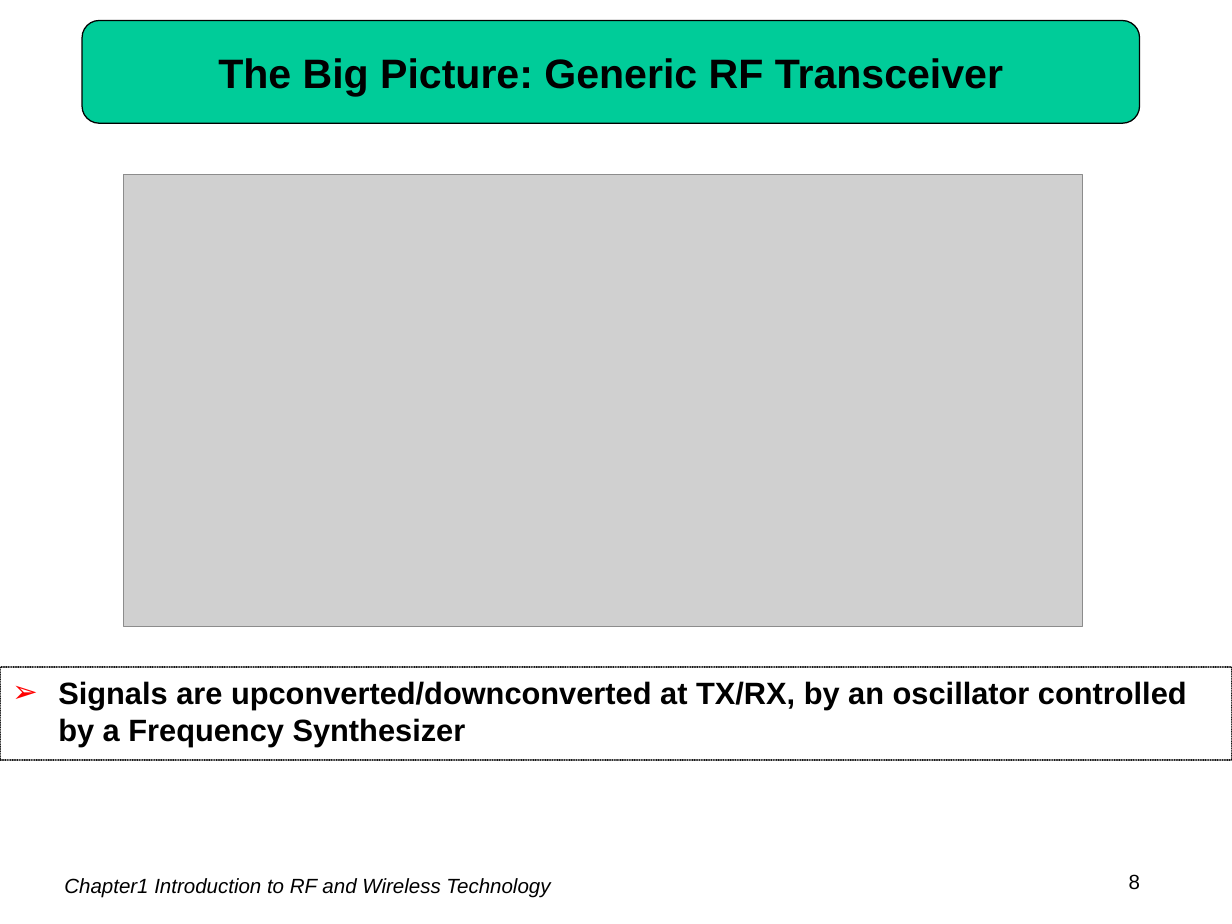
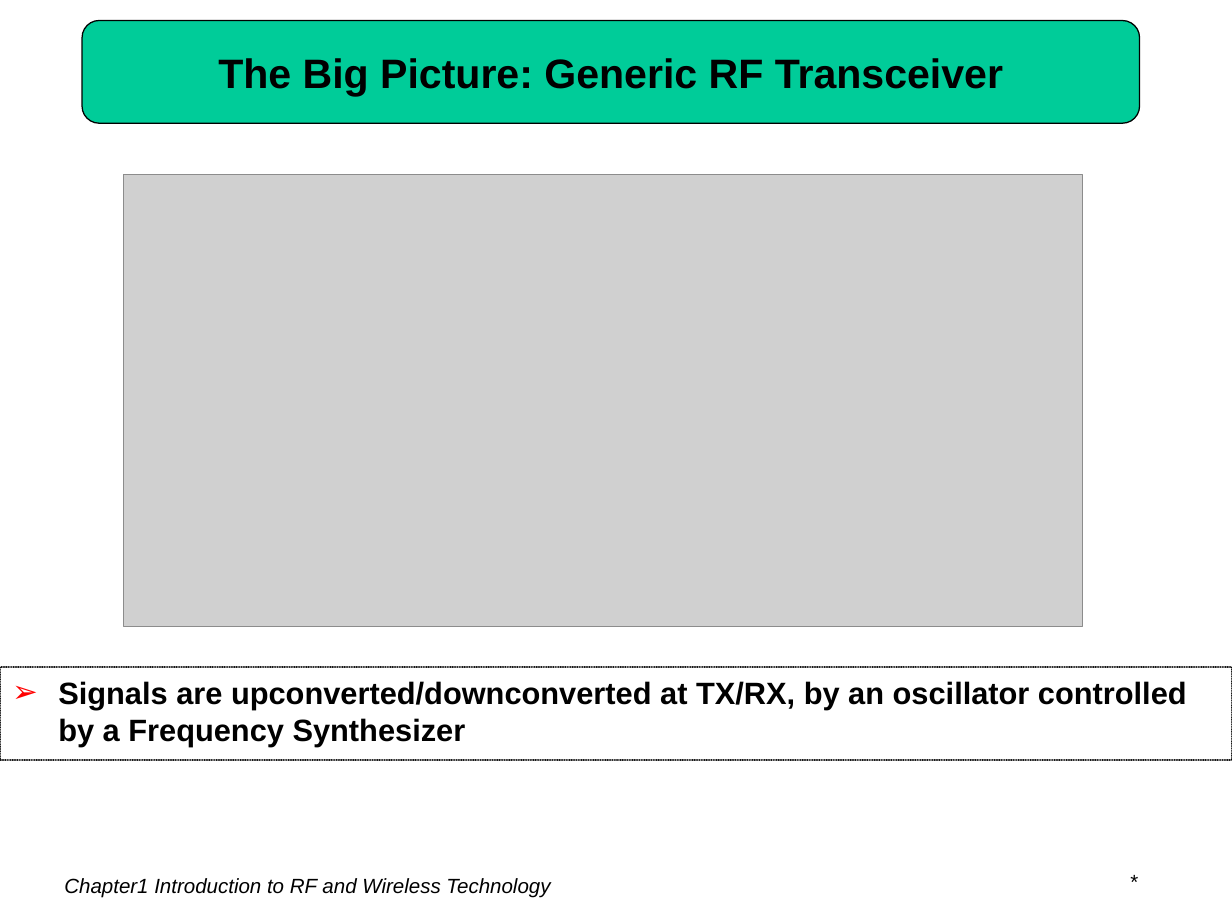
Before and after one commit to LukeLIN-web/curriculum_design, a slide deck: slide 8 of cmos射频电路/chapter1 Introduction to RF and Wireless Technology.ppt. Drawn at 1232x924 pixels with LibreOffice and Linux fonts; fonts in the diff are those of the drawing; grey boxes stand for pictures. Boxes give left, top, right and bottom in pixels: in the first picture for what was removed or moved away, otherwise in the second. Text is boxed around its words. In the diff, an @@ line names an element or a change of style, - is before the commit and + after.

```diff
--- a/cmos射频电路/chapter1 Introduction to RF and Wireless Technology.ppt
+++ b/cmos射频电路/chapter1 Introduction to RF and Wireless Technology.ppt
@@ text added at bbox=[1037, 862, 1232, 899], 12 pt, text #000000 @@
+*
@@ page number removed at bbox=[1129, 874, 1140, 890] @@
-8
```
Also in this commit, not shown: 7 other slides changed, 2 slides removed, 3 other files.
